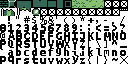
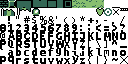
Two versions of the same layered image (128×64). Layer-by-layer changes:
removed layer "Placeholders" over <box>40,0,128,16</box>
painted on "Window" over <box>96,8,119,16</box>
